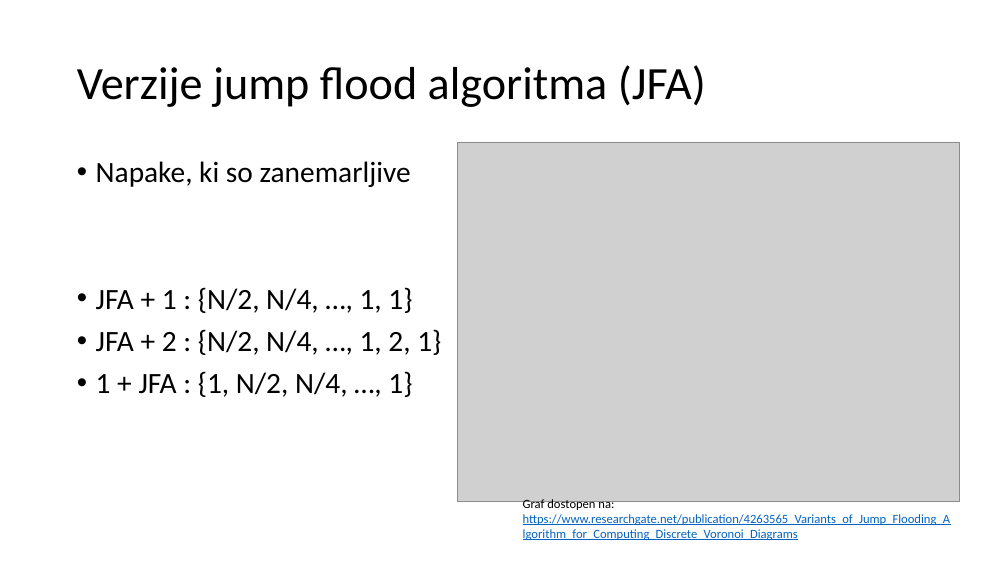
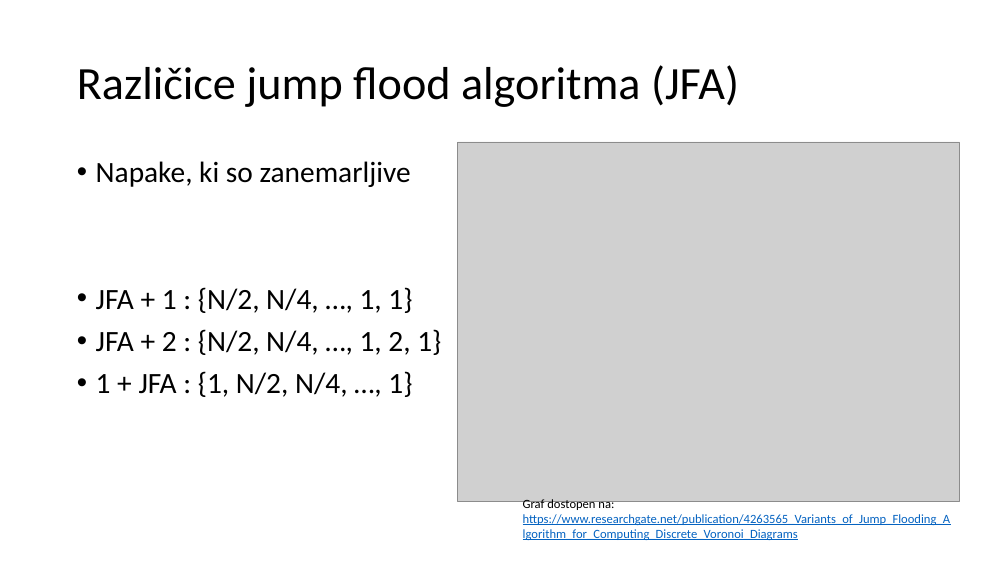
Before and after one commit to 15minutOdmora/voronoi_diagram, a slide deck: slide 9 of predstavitev/Vornoievi_diagrami.pptx. Drawn at 1008x567 pixels with LibreOffice and Linux fonts; fonts in the diff are those of the drawing; grey boxes stand for pictures. Boxes give left, top, right and bottom in pixels: in the first picture for what was removed or moved away, otherwise in the second. Text is boxed around its words. In the diff, an @@ line names an element or a change of style, - is before the commit and + after.

```diff
--- a/predstavitev/Vornoievi_diagrami.pptx
+++ b/predstavitev/Vornoievi_diagrami.pptx
@@ title at (x1=77, y1=65, x2=739, y2=107): text changed @@
-Verzije jump flood algoritma (JFA)
+Različice jump flood algoritma (JFA)
```
Also in this commit, not shown: 5 other slides changed.
